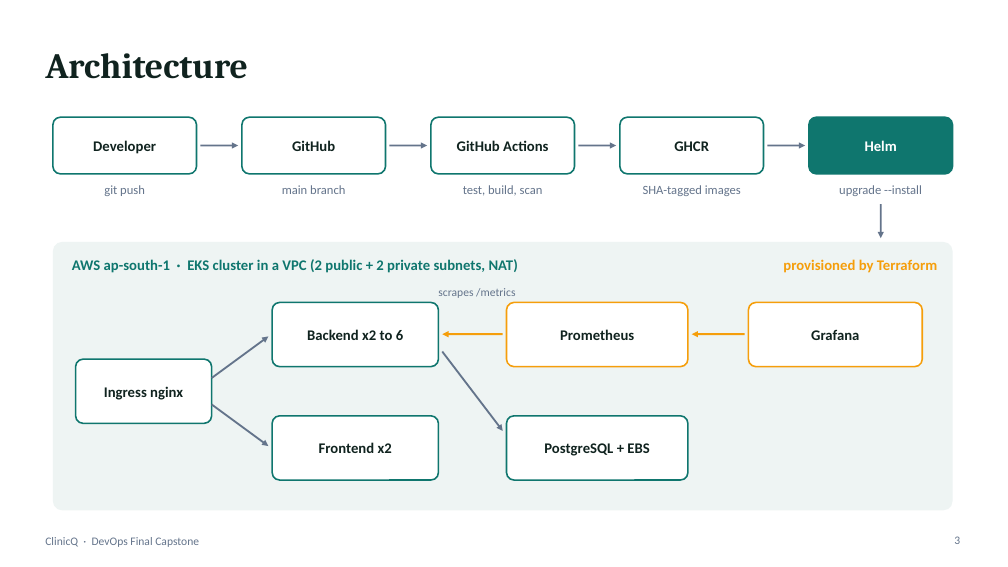
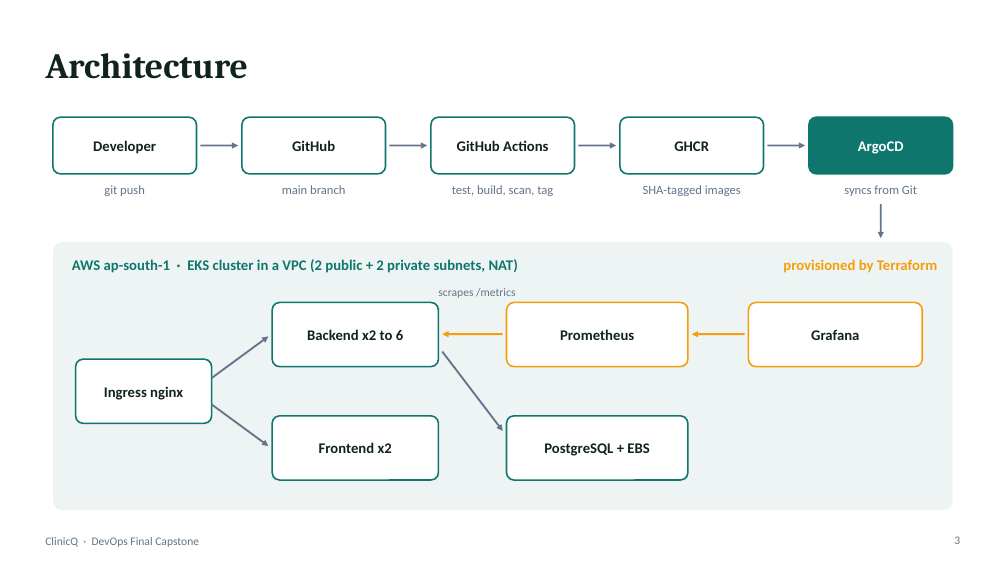
Before and after one commit to Aryan-Bhendarkar/ClinicQ, a slide deck: slide 3 of demo/ClinicQ-DevOps-Capstone.pptx. Drawn at 1008x567 pixels with LibreOffice and Linux fonts; fonts in the diff are those of the drawing. Boxes give left, top, right and bottom in pixels: in the first picture for what was removed or moved away, otherwise in the second. Text is boxed around its words. In the diff, an @@ line names an element or a change of style, - is before the commit and + after.

```diff
--- a/demo/ClinicQ-DevOps-Capstone.pptx
+++ b/demo/ClinicQ-DevOps-Capstone.pptx
@@ text at <box>858,141,904,154</box>: text changed @@
-Helm
+ArgoCD
@@ text at <box>452,185,553,196</box>: text changed @@
-test, build, scan
+test, build, scan, tag
@@ text at <box>844,185,917,196</box>: text changed @@
-upgrade --install
+syncs from Git
```
Also in this commit, not shown: 4 other slides changed, 1 slide added, 3 other files.
